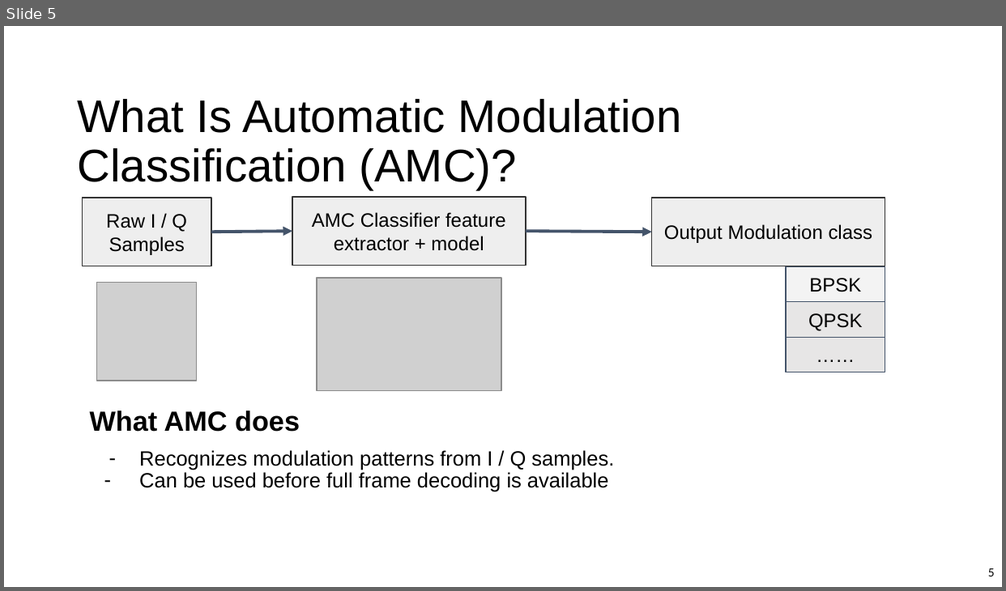
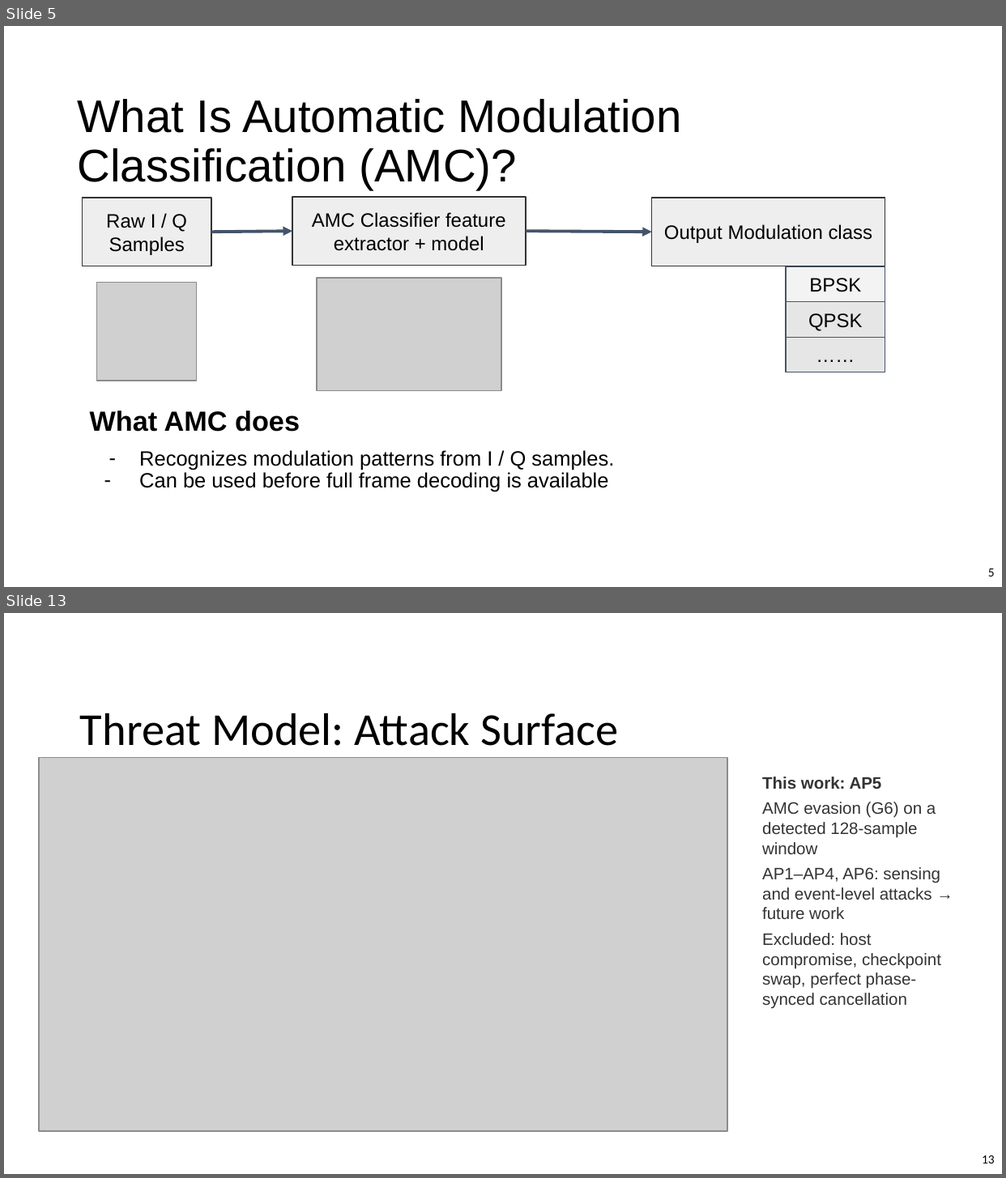
Before and after one commit to L-Lina/sdr-awn-spectrum-sensing-poc, a slide deck: paper_presentation_refined.pptx. Shown one above the other, each under a label of ours: slide 5 before the commit, slides 5 and 13 after it; the slides between them are not shown. The pictures are 1006x591 and 1006x1178 pixels, drawn with LibreOffice and Linux fonts; fonts in the diff are those of the drawing; grey boxes stand for pictures; background and template pictures are left out. Boxes give left, top, right and bottom in pixels: in the first picture for what was removed or moved away, otherwise in the second. Text is boxed around its words. In the diff, an @@ line names an element or a change of style, - is before the commit and + after.

```diff
--- a/paper_presentation_refined.pptx
+++ b/paper_presentation_refined.pptx
@@ slide 13 added at [4,613,1002,1174], background #FFFFFF @@
@@ title added at [80,713,618,746], 33 pt, text #000000 @@
+Threat Model: Attack Surface
@@ picture added at [39,758,727,1132] @@
@@ text added at [762,777,941,1009], 12 pt, text #333333 @@
+This work: AP5
+AMC evasion (G6) on a detected 128-sample window
+AP1–AP4, AP6: sensing and event-level attacks → future work
+Excluded: host compromise, checkpoint swap, perfect phase-synced cancellation
@@ page number added at [982,1156,995,1164], 9 pt, text #000000 @@
+13
```
Also in this commit, not shown: 7 slides changed, 1 other slide added.
